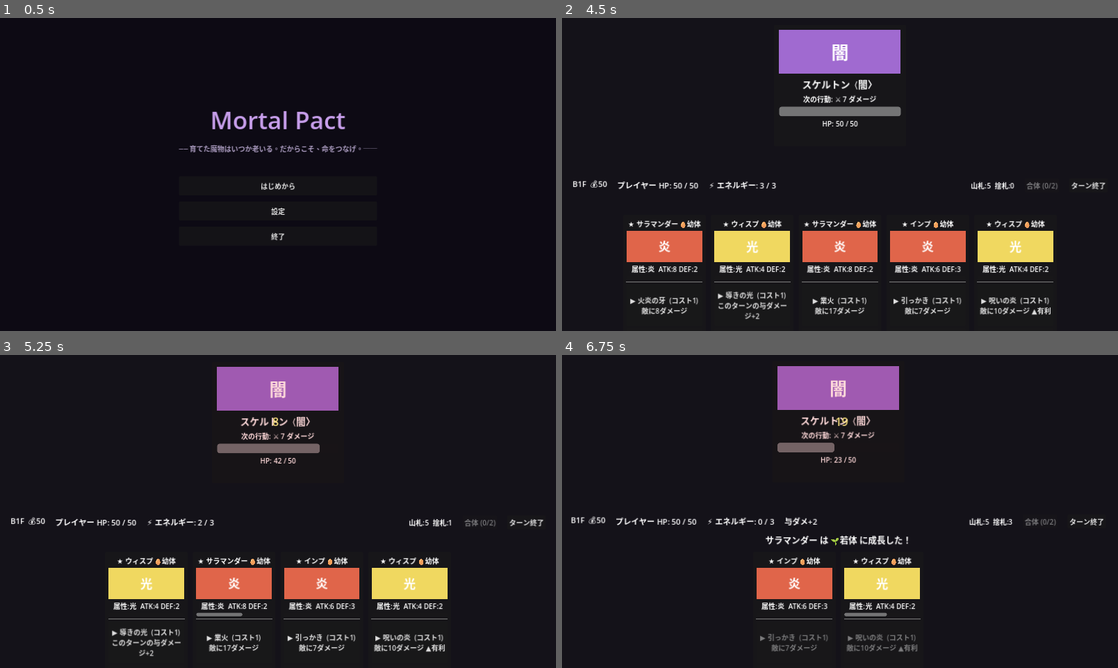
Above: before the commit, frames 1-4 (two rows, left to right).
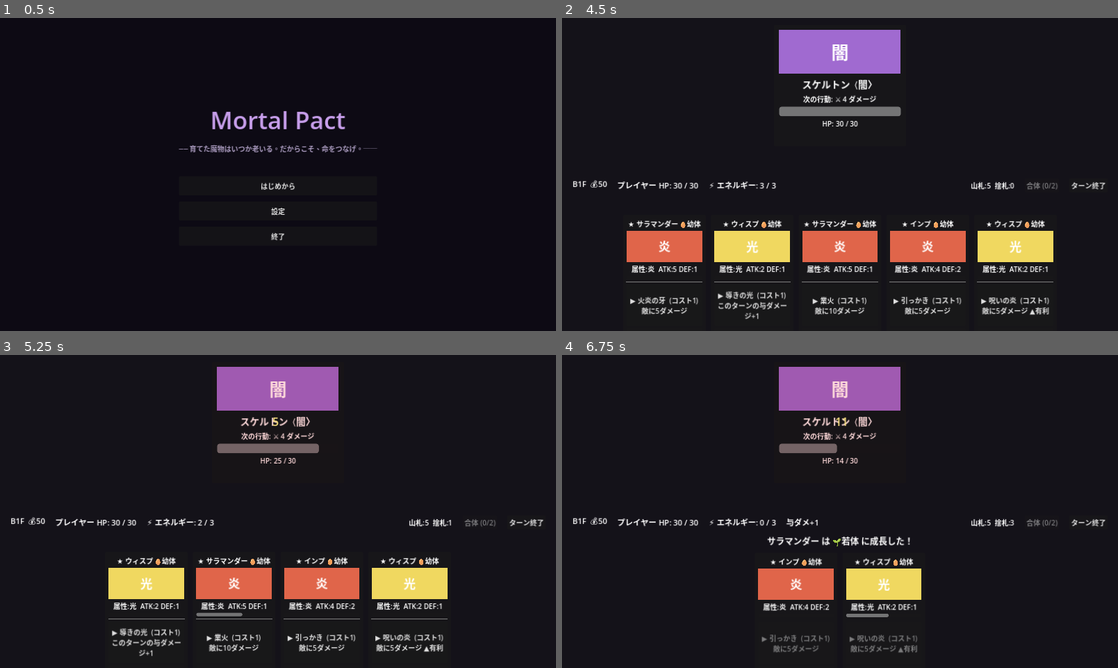
Above: after the commit, the same moments.

Repository: bakery48/mortal-pact
Game: Godot game, scene res://scenes/ui/title.tscn
The game is run twice, just before and just after one commit, with the same random seed, the same clock (stepped at 60 frames per second) and the same inputs.
Inputs (mouse positions are in pixels of both pictures, inside the frame that each line leads up to):
- Up to frame 1 (0.5 s): no input
- Up to frame 2 (4.5 s): click "はじめから" at 0.5 s; click "設定" at 1.25 s; click "フルスクリーン" at 2 s; click "戻る" at 2.75 s; click "最初から" at 3.5 s; click "⚔ スケルトン" at 4.25 s
- Up to frame 3 (5.25 s): click (100, 642) at 5 s, where only the run before the commit has a clickable "▶ 火炎の牙 (コスト1) 敵に8ダメージ"
- Up to frame 4 (6.75 s): click (706, 642) at 5.75 s, where only the run before the commit has a clickable "▶ 導きの光 (コスト1) このターンの与ダメージ+2"; click (751, 642) at 6.5 s, where only the run before the commit has a clickable "▶ 業火 (コスト1) 敵に17ダメージ"

Frame 1 is identical in both runs. In frame 2, 0.3% of the frame differs, in the area x 16-88%, y 24-97%; in frame 3, 0.3%; in frame 4, 4.1%, in the area x 1-98%, y 3-96%.

Commit message:
全体デフレ係数 POWER_SCALE(0.6) を導入
- ダメージ/HP/ATK/DEF/回復/毒量など能力値を一律縮小（バランス比率は維持）
- effective_attack/defense/power に係数を適用
- プレイヤーHP・フロア回復・敵HP/行動値にも適用
- コスト・エネルギー・状態異常ターン・EXP閾値は据え置き
- 数値変更のため SAVE_VERSION を3に、READMEに調整方法を追記

https://claude.ai/code/session_01SGpNd8xjjtE9S1hYpNHnwi

Diff:
--- a/scripts/monster_data.gd
+++ b/scripts/monster_data.gd
@@ -24,6 +24,10 @@
 }
 const AFFINITY_ADVANTAGE := 1.5
 const AFFINITY_DISADVANTAGE := 0.75
+
+## 全体デフレ係数：能力値（ダメージ/HP/ATK/DEF/回復/毒量など）を一律に縮める。
+## コスト・エネルギー・状態異常の継続ターン・EXP閾値には掛けない＝バランス比率は維持。
+const POWER_SCALE := 0.6
 
 ## 各段階に到達するのに必要な累計 EXP（この値以上で当該段階）。
 const STAGE_THRESHOLDS := {
@@ -211,16 +215,16 @@
 	return float(STAGE_MULT[stage])
 
 func effective_attack() -> int:
-	return roundi(attack * _mult())
+	return roundi(attack * _mult() * POWER_SCALE)
 
 func effective_defense() -> int:
-	return roundi(defense * _mult())
+	return roundi(defense * _mult() * POWER_SCALE)
 
 func effective_cost(cmd: CommandData) -> int:
 	return clampi(cmd.cost + int(STAGE_COST_DELTA[stage]), 1, 99)
 
 func effective_power(cmd: CommandData) -> int:
-	return maxi(0, roundi(cmd.power * _mult()))
+	return maxi(0, roundi(cmd.power * _mult() * POWER_SCALE))
 
 ## コマンドのステータス依存係数。負なら自動（コストが高い技ほど依存大）。
 func _stat_scale(cmd: CommandData) -> float:
--- a/scripts/run_state.gd
+++ b/scripts/run_state.gd
@@ -19,7 +19,7 @@
 const SCENE_TITLE := "res://scenes/ui/title.tscn"
 
 const SAVE_PATH := "user://savegame.json"
-const SAVE_VERSION := 2 # 複数敵対応でマップ構造が変わったため更新
+const SAVE_VERSION := 3 # 全体デフレで数値が変わったため更新
 
 enum NodeType { BATTLE_ZAKO, BATTLE_ELITE, BATTLE_BOSS, REST_SHOP }
 
@@ -48,8 +48,8 @@
 
 func start_new_run() -> void:
 	current_floor = 1
-	player_max_hp = STARTING_HP
-	player_hp = STARTING_HP
+	player_max_hp = roundi(STARTING_HP * MonsterData.POWER_SCALE)
+	player_hp = player_max_hp
 	gold = STARTING_GOLD
 	deck.assign(DeckManager.load_monster_resources())
 	_build_map()
@@ -58,7 +58,7 @@
 
 func next_floor() -> void:
 	current_floor += 1
-	player_hp = mini(player_max_hp, player_hp + 20) # フロア移動で少し回復
+	player_hp = mini(player_max_hp, player_hp + roundi(20 * MonsterData.POWER_SCALE)) # フロア移動で少し回復
 	_build_map()
 	current_row = -1
 	current_col = 0
@@ -158,7 +158,7 @@
 
 ## 敵編成（複数体）を、フロアに応じてスケールしたバトルノードに変換する。
 func _battle_node(type: NodeType, enemies: Array, reward_gold: int) -> Dictionary:
-	var scale := 1.0 + 0.25 * float(current_floor - 1) # フロアが進むほど敵が強化される
+	var scale := (1.0 + 0.25 * float(current_floor - 1)) * MonsterData.POWER_SCALE # フロア強化＋全体デフレ
 	var scaled: Array = []
 	var is_boss := false
 	for enemy in enemies:
Not shown, changed: README.md
